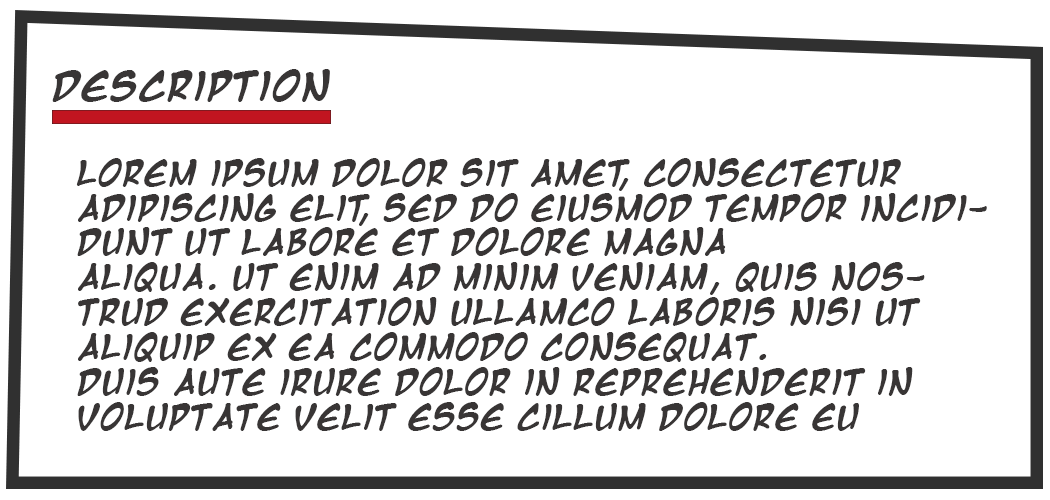
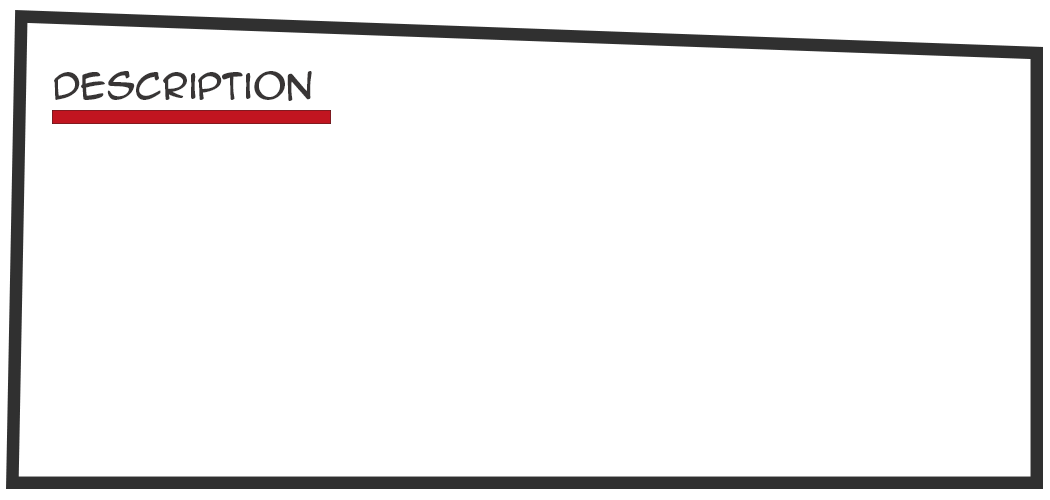
Before/after of a w=1050, h=500 layered artwork. What changed in the layer stack:
painted on "Description title" over [left=52, top=69, right=330, bottom=102]
hid "Lorem ipsum dolor sit amet, consectetur adipiscing elit, sed do", painted on it over [left=76, top=158, right=987, bottom=431]
